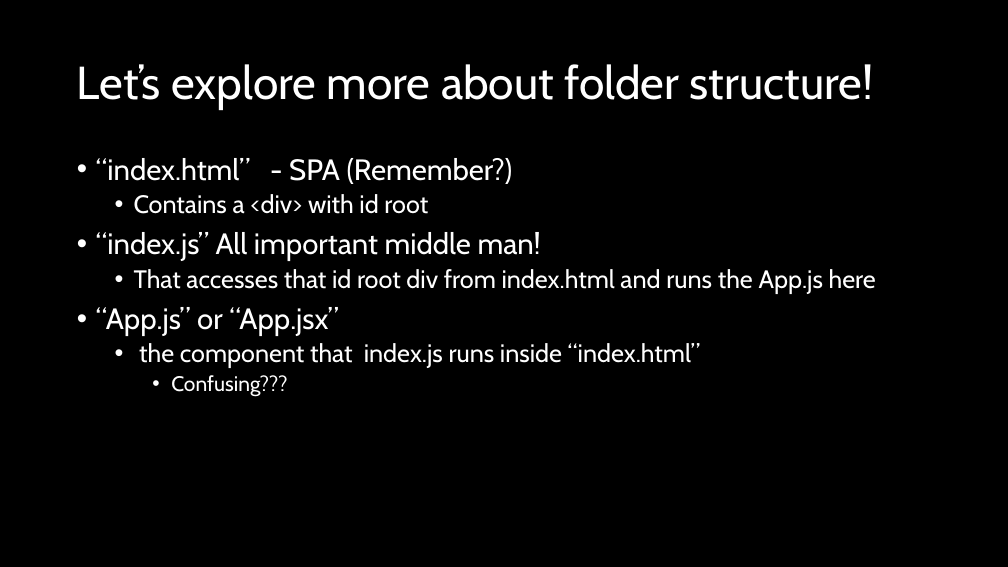
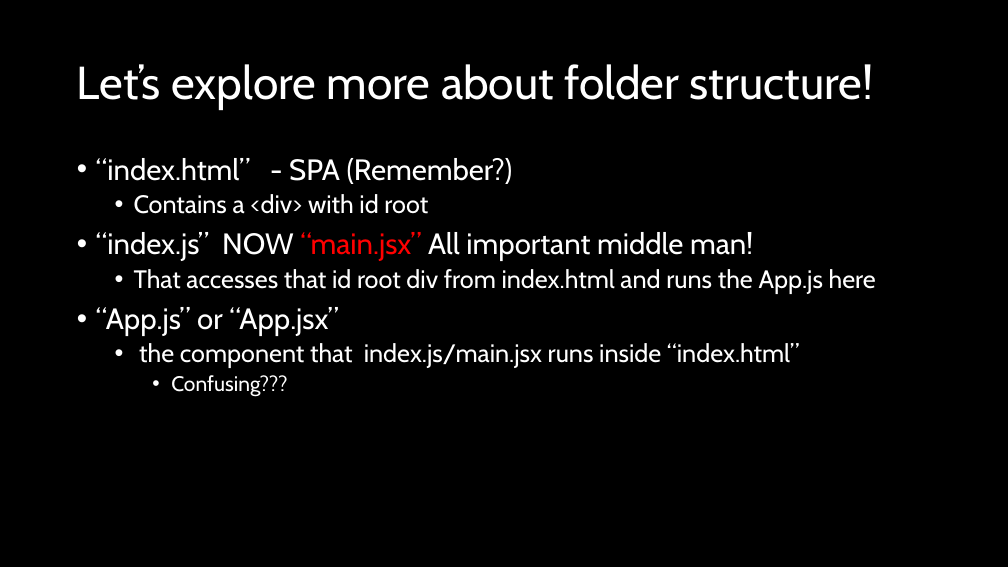
Before and after one commit to natiquekeyin/fall2024, a slide deck: slide 9 of JavaScript/Week10/Week10.pptx. Drawn at 1008x567 pixels with LibreOffice and Linux fonts; fonts in the diff are those of the drawing. Boxes give left, top, right and bottom in pixels: in the first picture for what was removed or moved away, otherwise in the second. Text is boxed around its words. In the diff, an @@ line names an element or a change of style, - is before the commit and + after.

```diff
--- a/JavaScript/Week10/Week10.pptx
+++ b/JavaScript/Week10/Week10.pptx
@@ text at [96,232,753,261]: text changed @@
-• “index.js” All important middle man!
+• “index.js” NOW “main.jsx” All important middle man!
@@ text at [139,343,800,368]: text changed @@
-  • the component that index.js runs inside “index.html”
+  • the component that index.js/main.jsx runs inside “index.html”
```
Also in this commit, not shown: 3 other slides changed, 16 other files.
